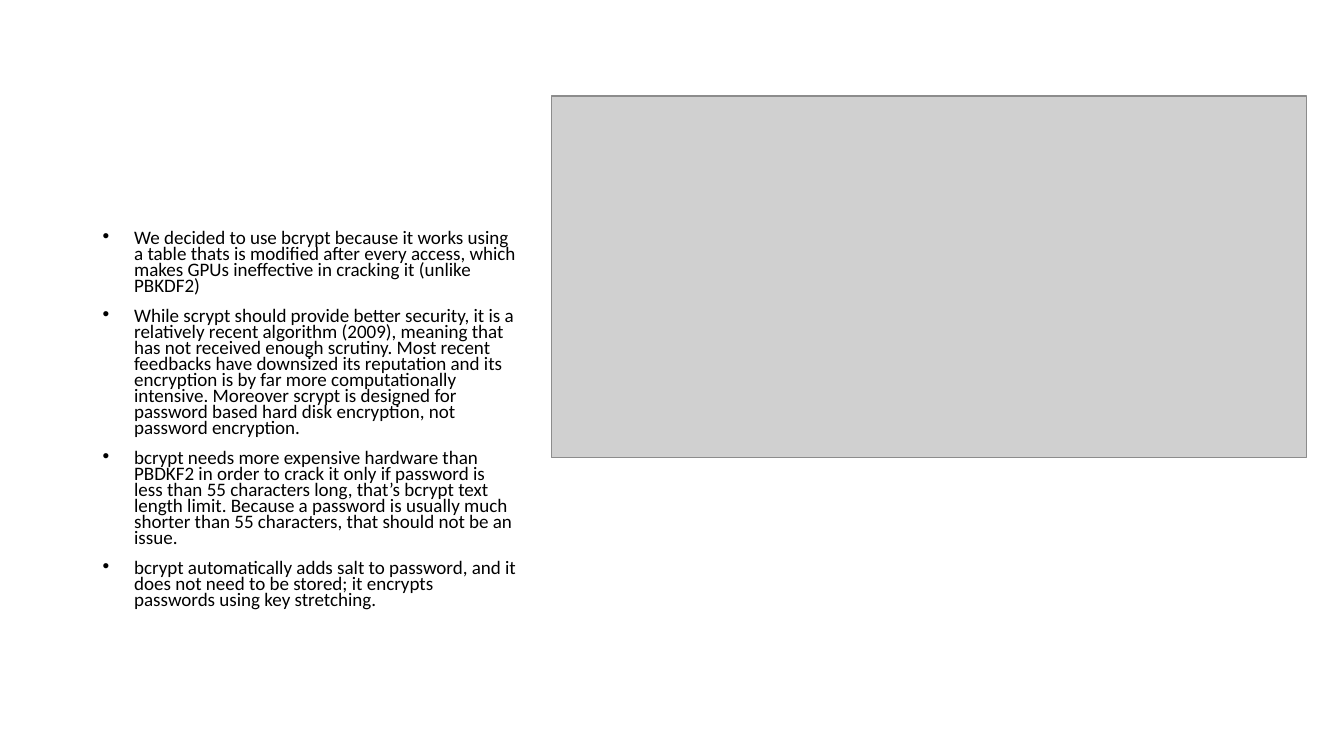
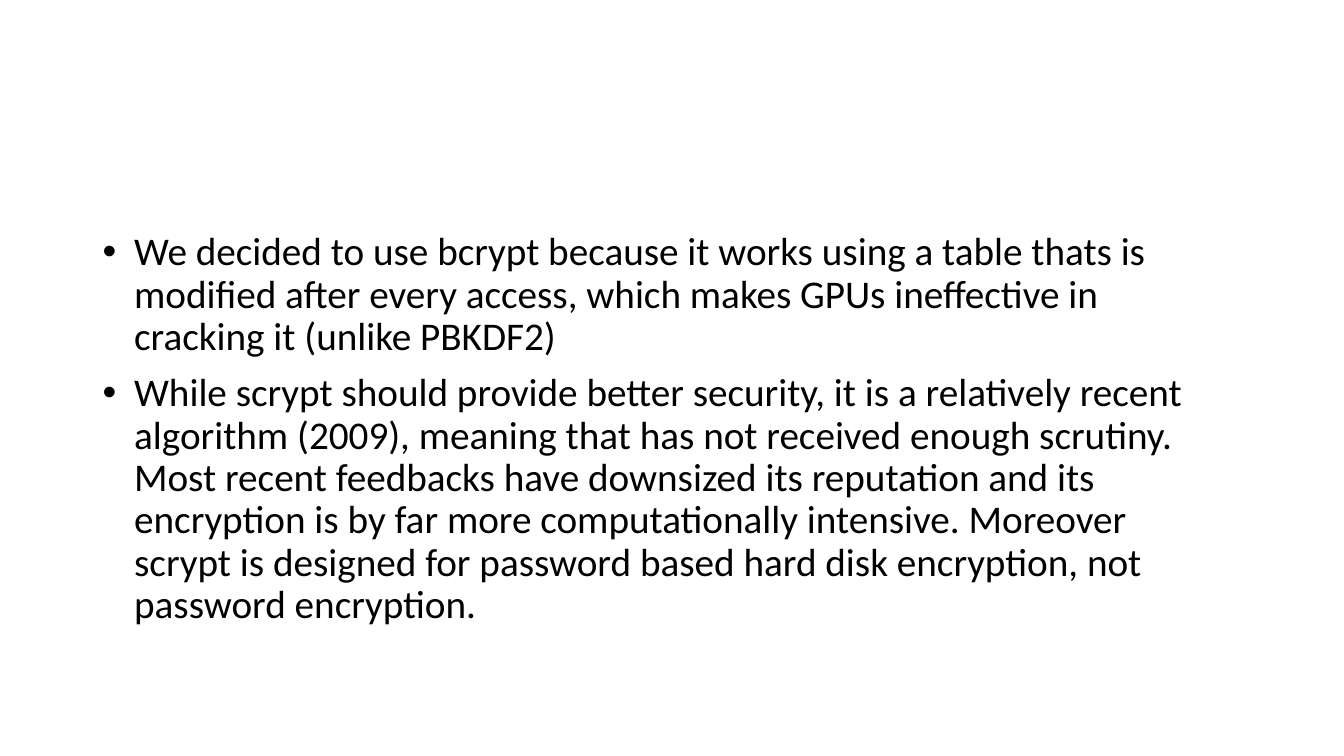
Before and after one commit to fparricelli/Encrypted-data-exchange-between-two-Arduino-boards-using-Symmetric-Encryption, a slide deck: slide 10 of Documentazione e cose così/Slide_concettuali_Luca.pptx (slide 9 before the commit). Drawn at 1344x756 pixels with LibreOffice and Linux fonts; fonts in the diff are those of the drawing; grey boxes stand for pictures. Boxes give left, top, right and bottom in pixels: in the first picture for what was removed or moved away, otherwise in the second. Text is boxed around its words. In the diff, an @@ line names an element or a change of style, - is before the commit and + after.

```diff
--- a/Documentazione e cose così/Slide_concettuali_Luca.pptx
+++ b/Documentazione e cose così/Slide_concettuali_Luca.pptx
@@ picture removed at [552, 96, 1307, 458] @@
@@ text "We decided to use bcrypt ..." at [134, 237, 1182, 625]: size 13.6 to 28 pt; line spacing 0.7 to 0.9 @@
@@ text at [134, 450, 516, 610]: paragraphs removed @@
-• bcrypt needs more expensive hardware than PBDKF2 in order to crack it only if password is less than 55 characters long, that’s bcrypt text length limit. Because a password is usually much shorter than 55 characters, that should not be an issue.
-• bcrypt automatically adds salt to password, and it does not need to be stored; it encrypts passwords using key stretching.
```
Also in this commit, not shown: 5 other slides changed, 5 slides added, 32 other files.
